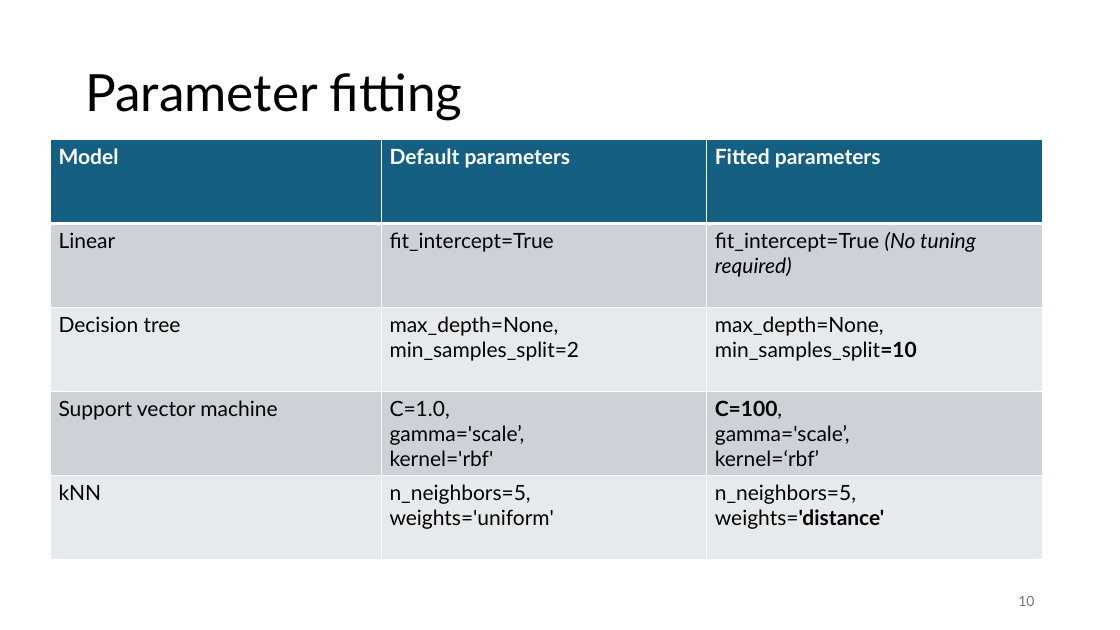
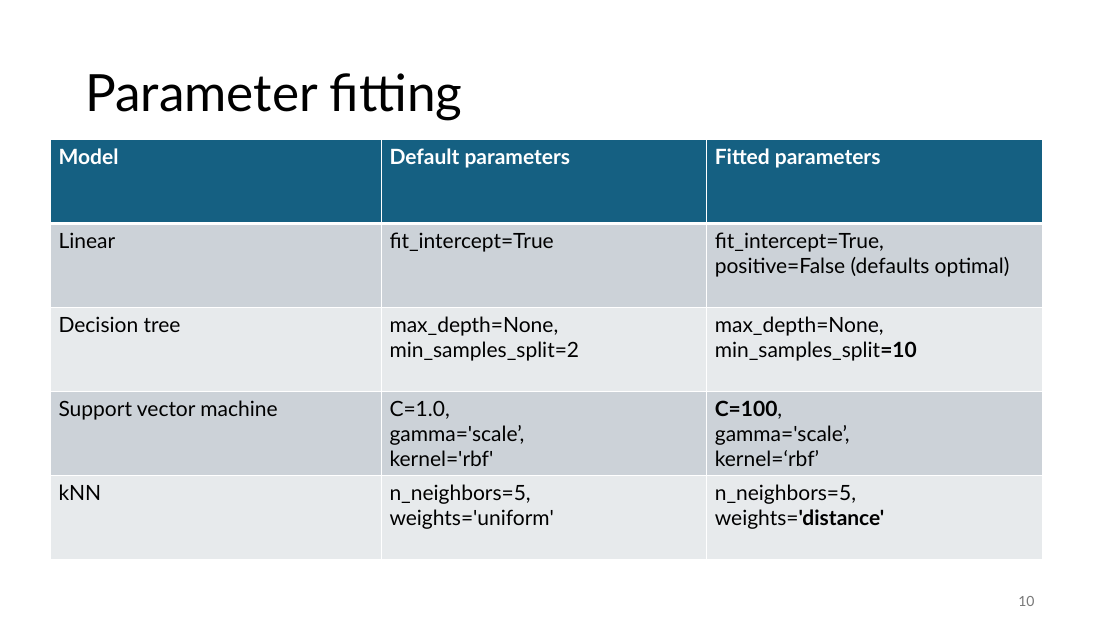
Before and after one commit to azelarabchakour/Data-science-assignments, a slide deck: slide 10 of Assignment-1/Assignment-1-present.pptx. Drawn at 1120x630 pixels with LibreOffice and Linux fonts; fonts in the diff are those of the drawing. Boxes give left, top, right and bottom in pixels: in the first picture for what was removed or moved away, otherwise in the second. Text is boxed around its words. In the diff, an @@ line names an element or a change of style, - is before the commit and + after.

```diff
--- a/Assignment-1/Assignment-1-present.pptx
+++ b/Assignment-1/Assignment-1-present.pptx
@@ table at <box>50,139,1044,560</box> @@
-row 2, column 3: fit_intercept=True (No tuning required)
+row 2, column 3: fit_intercept=True, / positive=False (defaults optimal)
```
Also in this commit, not shown: 10 other slides changed, 1 slide added, 1 slide removed, 2 other files.
